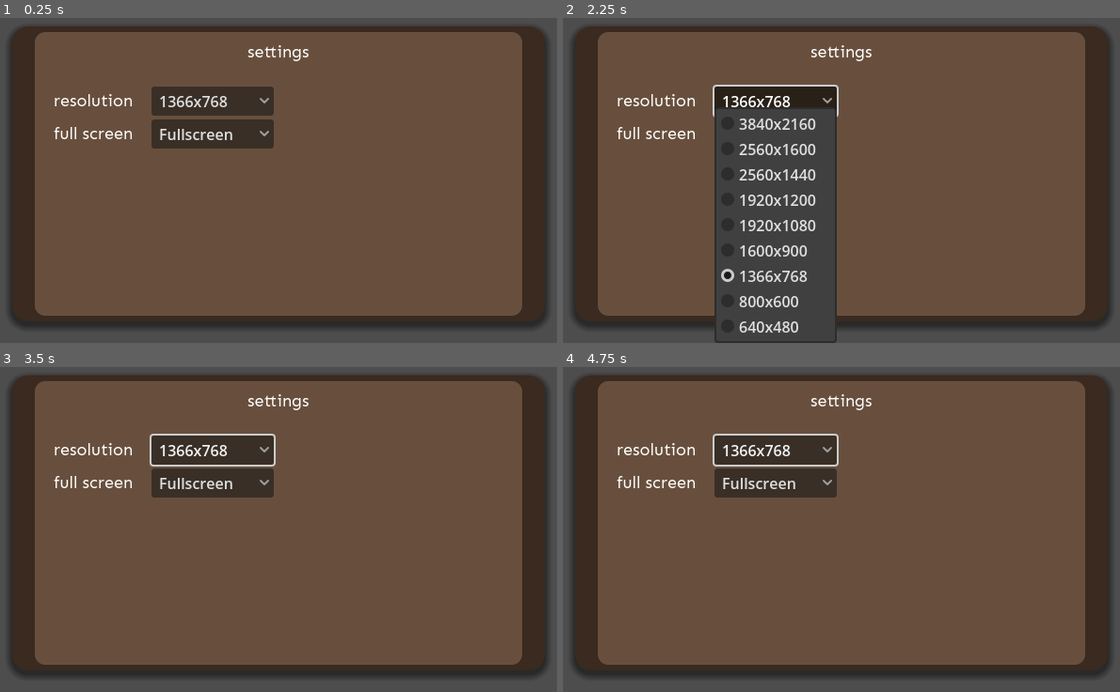
Above: before the commit, frames 1-4 (two rows, left to right).
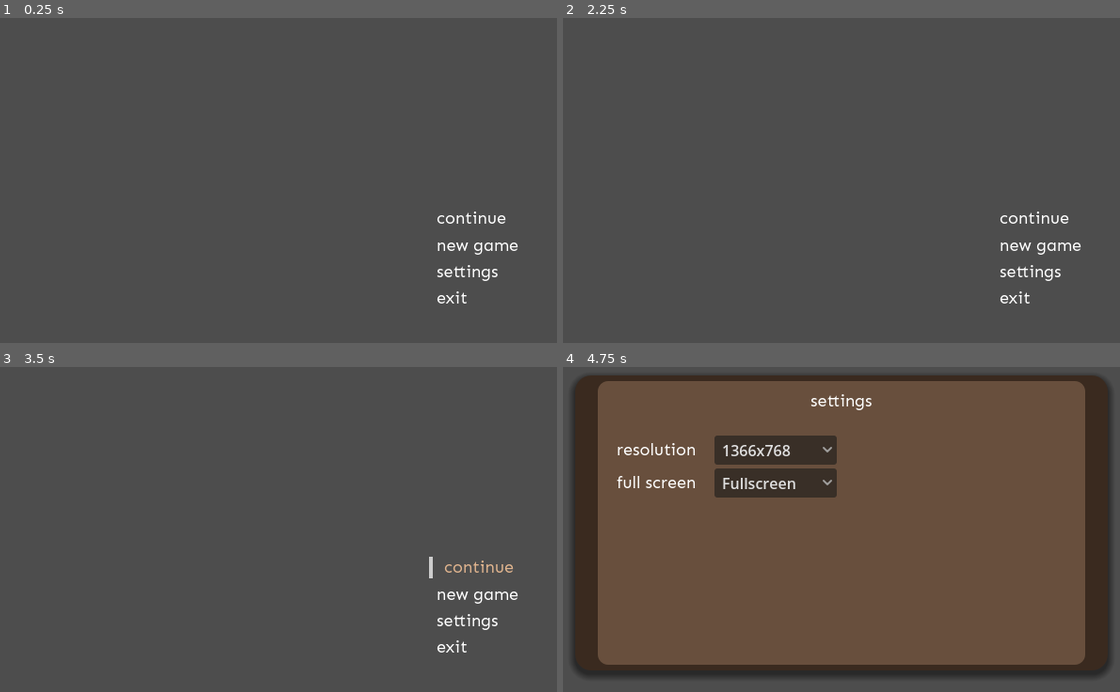
Above: after the commit, the same moments.

Repository: Jon-Alc/Settings-Demo
Game: Godot game, scene res://nodes/scenes/startup.tscn
Same seed, same stepped clock (60 frames per second), same inputs: the game is played once before the commit and once after it.
Inputs (mouse positions are in pixels of both pictures, inside the frame that each line leads up to):
- Up to frame 1 (0.25 s): no input
- Up to frame 2 (2.25 s): click (774, 102) at 0.5 s, where only the run before the commit has a clickable "1366x768"; click (774, 102) at 1.25 s, where only the run before the commit has a clickable "1366x768"; click (774, 102) at 2 s, where only the run before the commit has a clickable "1366x768"
- Up to frame 3 (3.5 s): tap Enter at 2.75 s; move the mouse to (467, 568) at 2.77 s; press the mouse at (467, 568) at 2.78 s
- Up to frame 4 (4.75 s): tap Space at 3.5 s; move the mouse to (1036, 594) at 3.52 s; release the mouse at (1036, 594) at 3.53 s; click (1036, 594) at 3.6 s; tap Enter at 4.25 s; move the mouse to (1025, 620) at 4.27 s; press the mouse at (1025, 620) at 4.28 s

The runs differ from the first frame. In frame 1, 89% of the frame differs, in the area x 1-99%, y 2-96%; in frame 2, 78%; in frame 3, 89%; in frame 4, 0.3%.

Commit message:
Settings menu pops up on button click

Diff:
--- a/nodes/components/main_menu.tscn
+++ b/nodes/components/main_menu.tscn
@@ -1,6 +1,5 @@
-[gd_scene load_steps=4 format=3 uid="uid://whhj017wq32w"]
+[gd_scene load_steps=3 format=3 uid="uid://whhj017wq32w"]
 
-[ext_resource type="Script" uid="uid://dg8hoccxbnsmv" path="res://scripts/components/main_menu.gd" id="1_1yymi"]
 [ext_resource type="Theme" uid="uid://ckyum57p5fedg" path="res://ui/themes/main_menu_option.tres" id="2_xm7gm"]
 [ext_resource type="PackedScene" uid="uid://wkqpmhh3p3i0" path="res://nodes/components/main_menu_label.tscn" id="3_mdgqf"]
 
@@ -11,7 +10,6 @@
 anchor_bottom = 1.0
 grow_horizontal = 2
 grow_vertical = 2
-script = ExtResource("1_1yymi")
 
 [node name="MenuContainer" type="Panel" parent="."]
 layout_mode = 1
--- a/nodes/scenes/startup.tscn
+++ b/nodes/scenes/startup.tscn
@@ -1,9 +1,11 @@
-[gd_scene load_steps=3 format=3 uid="uid://bmnxvhsl0cdoo"]
+[gd_scene load_steps=4 format=3 uid="uid://bmnxvhsl0cdoo"]
 
+[ext_resource type="Script" uid="uid://crfl23673fd1c" path="res://scripts/scenes/startup.gd" id="1_dsb71"]
 [ext_resource type="PackedScene" uid="uid://whhj017wq32w" path="res://nodes/components/main_menu.tscn" id="1_qa1fs"]
 [ext_resource type="PackedScene" uid="uid://gps0q53nkf22" path="res://nodes/scenes/settings.tscn" id="2_wwocq"]
 
 [node name="Startup" type="Node2D"]
+script = ExtResource("1_dsb71")
 
 [node name="Control" type="Control" parent="."]
 layout_mode = 3
@@ -12,7 +14,10 @@
 offset_bottom = 360.0
 
 [node name="MainMenu" parent="Control" instance=ExtResource("1_qa1fs")]
+unique_name_in_owner = true
 layout_mode = 1
 
 [node name="Settings" parent="Control" instance=ExtResource("2_wwocq")]
+unique_name_in_owner = true
+visible = false
 layout_mode = 1
--- a/scripts/components/main_menu.gd
+++ b/scripts/scenes/startup.gd
@@ -1,5 +1,7 @@
-extends Control
+extends Node
 
+@onready var main_menu: Control = %MainMenu
+@onready var settings: Control = %Settings
 
 # Called when the node enters the scene tree for the first time.
 func _ready() -> void:
@@ -9,4 +11,5 @@
 func on_main_menu_label_clicked(label_id):
 	match label_id:
 		GlobalEnums.MainMenuButtonID.SETTINGS:
-			print(label_id)
+			main_menu.visible = false
+			settings.visible = true
Not shown, removed: scripts/components/main_menu.gd.uid
Not shown, added: scripts/scenes/startup.gd.uid
